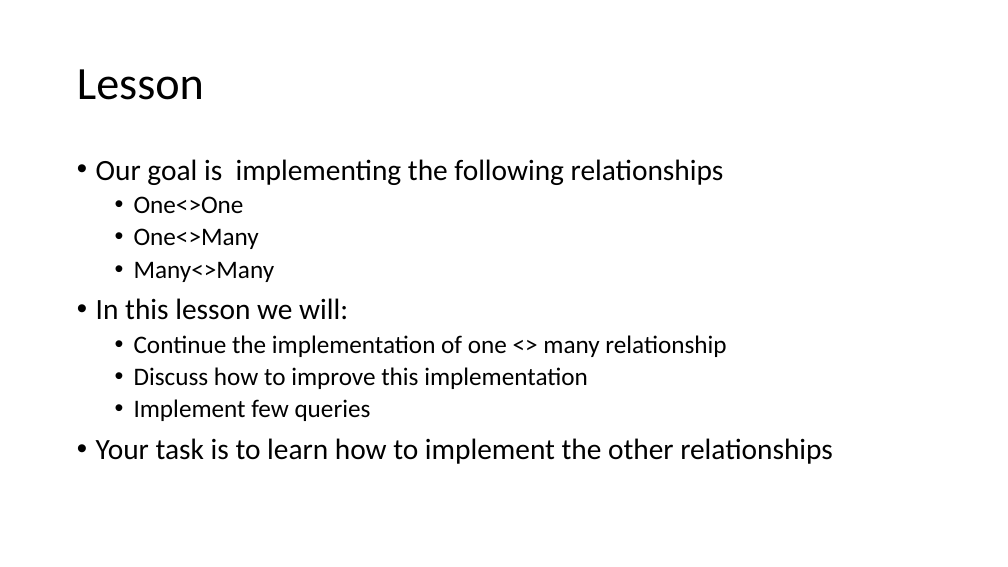
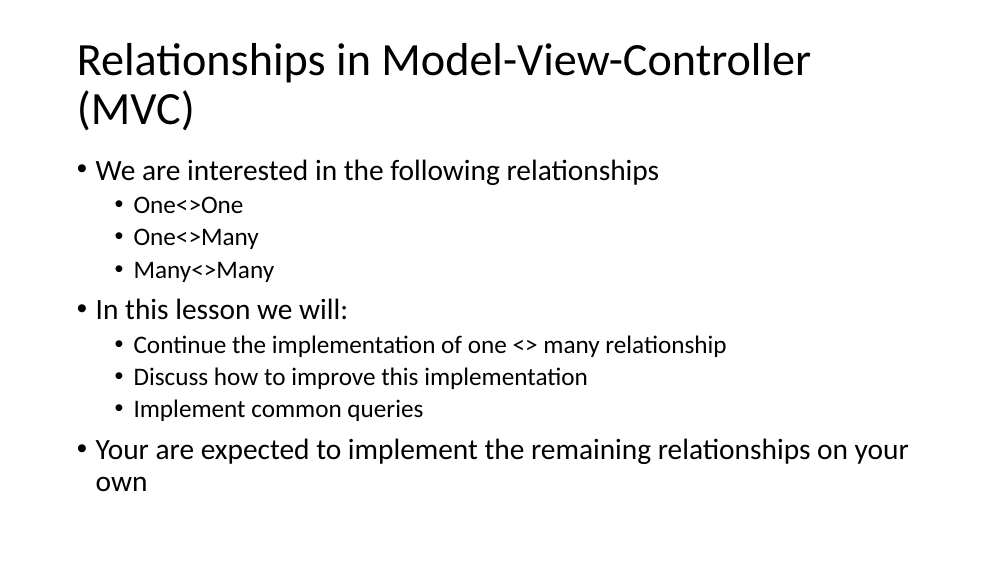
Before and after one commit to hogeschool/Development-5, a slide deck: slide 3 of Lectures/Lecture2/lesson2.pptx. Drawn at 1008x567 pixels with LibreOffice and Linux fonts; fonts in the diff are those of the drawing. Boxes give left, top, right and bottom in pixels: in the first picture for what was removed or moved away, otherwise in the second. Text is boxed around its words. In the diff, an @@ line names an element or a change of style, - is before the commit and + after.

Commit message:
minor changes

```diff
--- a/Lectures/Lecture2/lesson2.pptx
+++ b/Lectures/Lecture2/lesson2.pptx
@@ title at [77,43,811,131]: text changed @@
-Lesson
+Relationships in Model-View-Controller (MVC)
@@ text at [96,159,660,185]: text changed @@
-• Our goal is implementing the following relationships
+• We are interested in the following relationships
@@ text at [96,399,909,492]: text changed @@
-  • Implement few queries
-• Your task is to learn how to implement the other relationships
+  • Implement common queries
+• Your are expected to implement the remaining relationships on your own
```
Also in this commit, not shown: 2 other slides changed.
